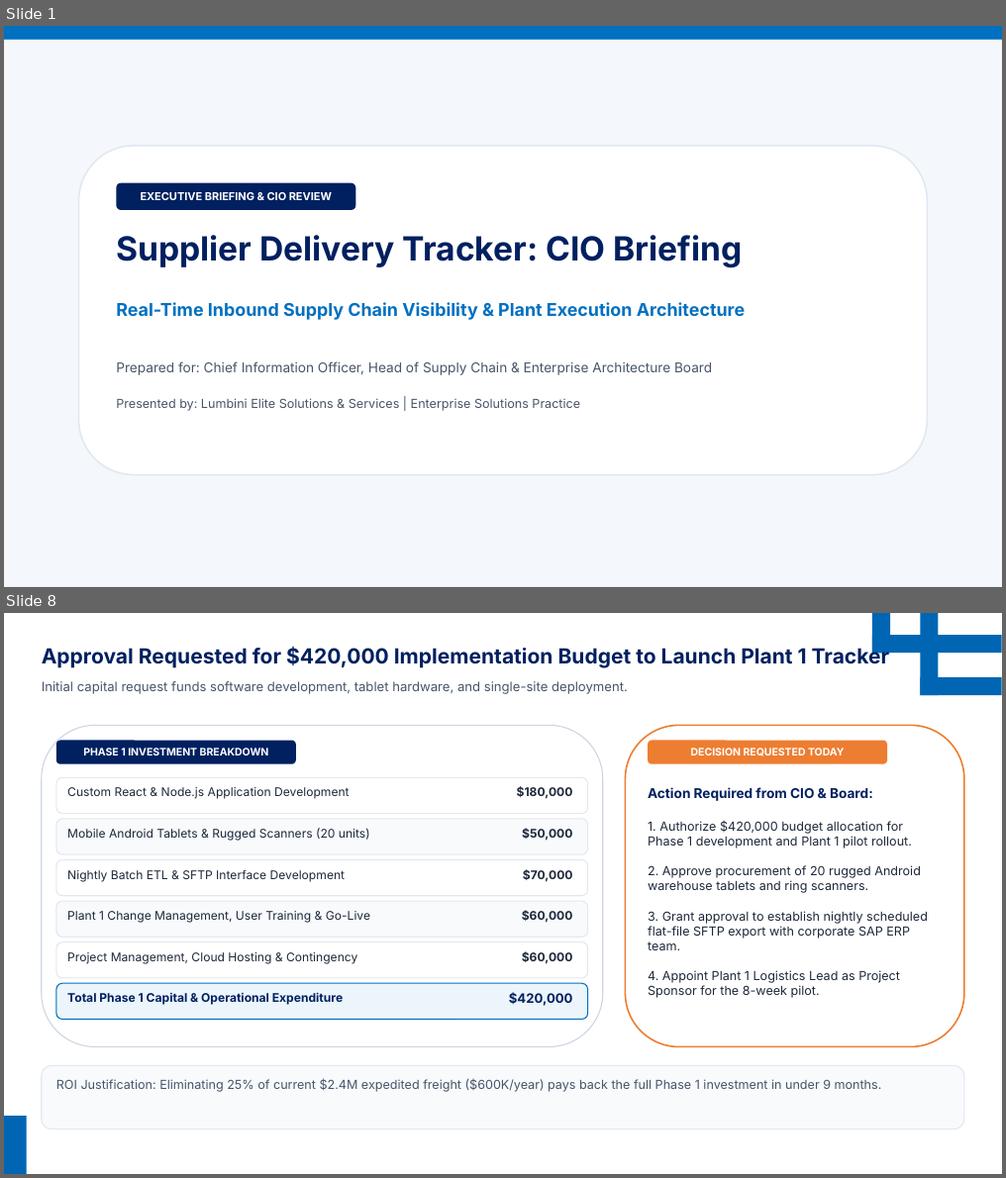
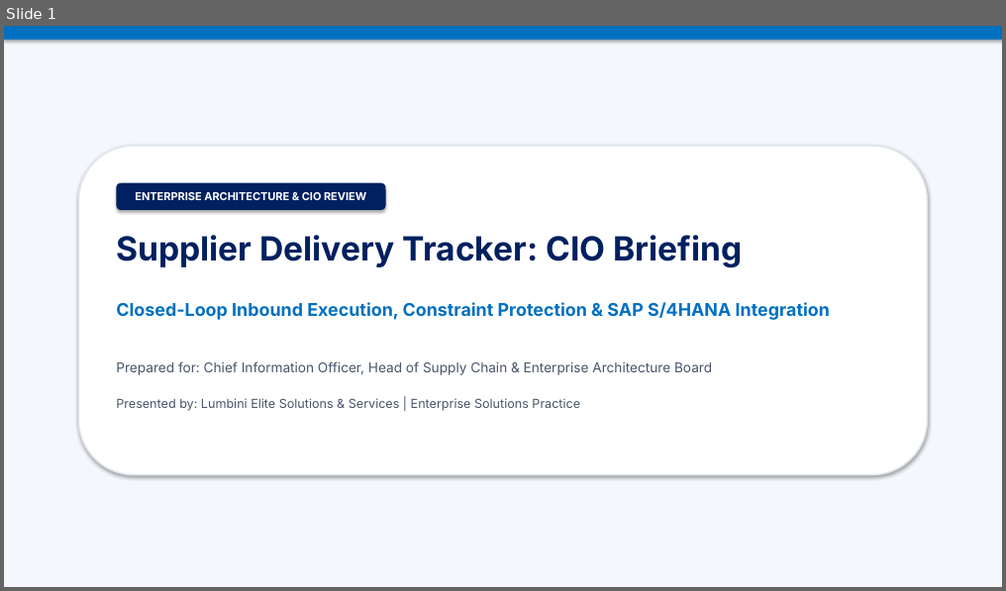
Before and after one commit to hemanthx446/ppt-mcp-server, a slide deck: Supplier_Delivery_Tracker_CIO_Briefing.pptx. Shown one above the other, each under a label of ours: slides 1 and 8 before the commit, slide 1 after it; the slides between them are not shown. The pictures are 1006x1178 and 1006x591 pixels, drawn with LibreOffice and Linux fonts; fonts in the diff are those of the drawing; background and template pictures are left out. Boxes give left, top, right and bottom in pixels: in the first picture for what was removed or moved away, otherwise in the second. Text is boxed around its words. In the diff, an @@ line names an element or a change of style, - is before the commit and + after.

```diff
--- a/Supplier_Delivery_Tracker_CIO_Briefing.pptx
+++ b/Supplier_Delivery_Tracker_CIO_Briefing.pptx
@@ slide 8 removed at [4, 613, 1002, 1174], background picture (left out) @@
@@ rectangle removed at [872, 613, 890, 654] @@
@@ rectangle removed at [872, 635, 1002, 653] @@
@@ rectangle removed at [921, 613, 939, 695] @@
@@ text removed at [42, 646, 890, 668] @@
-Approval Requested for $420,000 Implementation Budget to Launch Plant 1 Tracker
@@ text removed at [42, 681, 628, 694] @@
-Initial capital request funds software development, tablet hardware, and single-site deployment.
@@ rectangle removed at [921, 677, 1002, 695] @@
@@ rounded rectangle removed at [42, 725, 603, 1048] @@
@@ rounded rectangle removed at [626, 725, 964, 1048] @@
@@ rounded rectangle removed at [56, 741, 296, 764] @@
-PHASE 1 INVESTMENT BREAKDOWN
@@ rounded rectangle removed at [648, 741, 887, 764] @@
-DECISION REQUESTED TODAY
@@ rounded rectangle removed at [56, 777, 588, 814] @@
@@ text removed at [67, 787, 349, 799] @@
-Custom React & Node.js Application Development
@@ text removed at [517, 786, 573, 799] @@
-$180,000
@@ text removed at [648, 787, 873, 801] @@
-Action Required from CIO & Board:
@@ rounded rectangle removed at [56, 819, 588, 855] @@
@@ text removed at [648, 820, 928, 998] @@
-1. Authorize $420,000 budget allocation for Phase 1 development and Plant 1 pilot rollout.
-2. Approve procurement of 20 rugged Android warehouse tablets and ring scanners.
-3. Grant approval to establish nightly scheduled flat-file SFTP export with corporate SAP ERP team.
-4. Appoint Plant 1 Logistics Lead as Project Sponsor for the 8-week pilot.
@@ text removed at [67, 828, 370, 841] @@
-Mobile Android Tablets & Rugged Scanners (20 units)
@@ text removed at [522, 828, 572, 841] @@
-$50,000
@@ rounded rectangle removed at [56, 861, 588, 896] @@
@@ text removed at [67, 870, 345, 882] @@
-Nightly Batch ETL & SFTP Interface Development
@@ text removed at [523, 869, 573, 882] @@
-$70,000
@@ rounded rectangle removed at [56, 901, 588, 937] @@
@@ text removed at [67, 911, 370, 923] @@
-Plant 1 Change Management, User Training & Go-Live
@@ text removed at [522, 910, 573, 923] @@
-$60,000
@@ rounded rectangle removed at [56, 943, 588, 978] @@
@@ text removed at [67, 953, 357, 964] @@
-Project Management, Cloud Hosting & Contingency
@@ text removed at [522, 952, 573, 964] @@
-$60,000
@@ rounded rectangle removed at [56, 983, 588, 1020] @@
@@ text removed at [67, 992, 343, 1005] @@
-Total Phase 1 Capital & Operational Expenditure
@@ text removed at [509, 992, 573, 1006] @@
-$420,000
@@ rounded rectangle removed at [42, 1065, 964, 1130] @@
@@ text removed at [56, 1078, 882, 1092] @@
-ROI Justification: Eliminating 25% of current $2.4M expedited freight ($600K/year) pays back the full Phase 1 investment in under 9 months.
@@ rectangle removed at [4, 1116, 27, 1174] @@
@@ slide 1 changed as well @@
@@ shadow on in 4 elements at [4, 26, 1002, 587], [4, 26, 1002, 40], [79, 146, 927, 475], [116, 183, 386, 210] @@
@@ rounded rectangle "ENTERPRISE ARCHITECTURE & CIO REVIEW": place and size @@
-rounded rectangle "ENTERPRISE ARCHITECTURE & CIO REVIEW" at [116, 183, 355, 210]
+rounded rectangle "ENTERPRISE ARCHITECTURE & CIO REVIEW" at [116, 183, 386, 210]
@@ text in rounded rectangle at [135, 192, 366, 200]: text changed @@
-EXECUTIVE BRIEFING & CIO REVIEW
+ENTERPRISE ARCHITECTURE & CIO REVIEW
@@ text at [116, 302, 830, 320]: text changed @@
-Real-Time Inbound Supply Chain Visibility & Plant Execution Architecture
+Closed-Loop Inbound Execution, Constraint Protection & SAP S/4HANA Integration
```
Also in this commit, not shown: 4 other slides changed, 3 slides added, 2 other slides removed, 27 other files.
